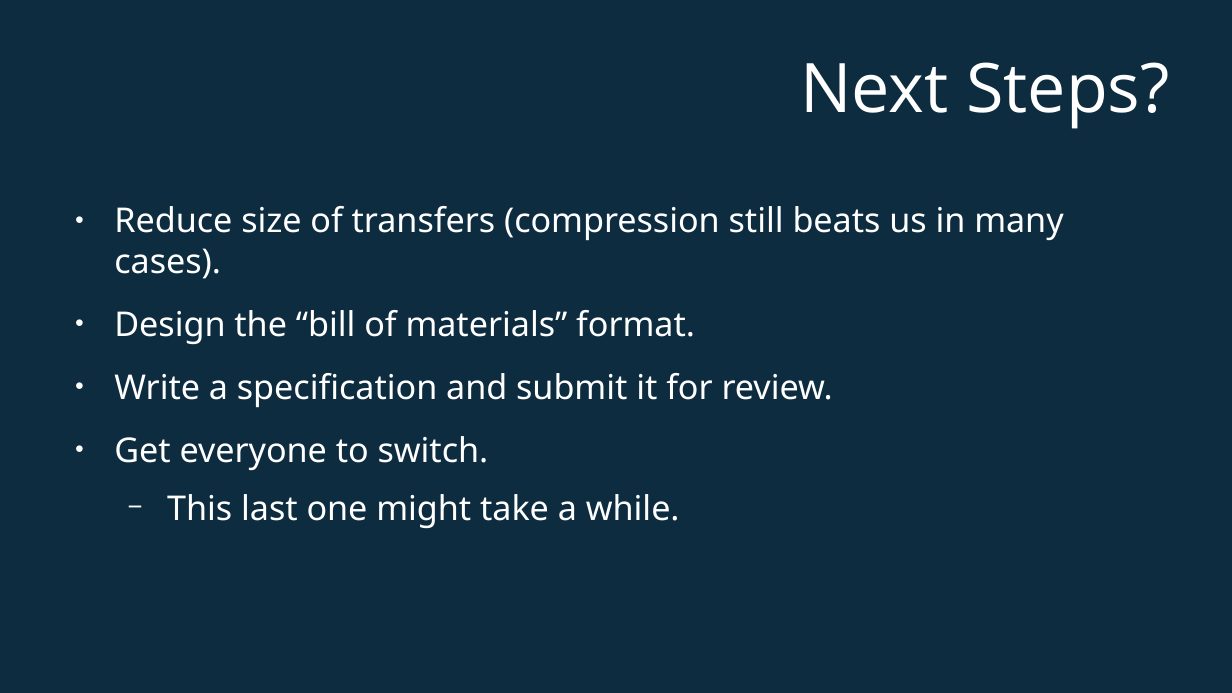
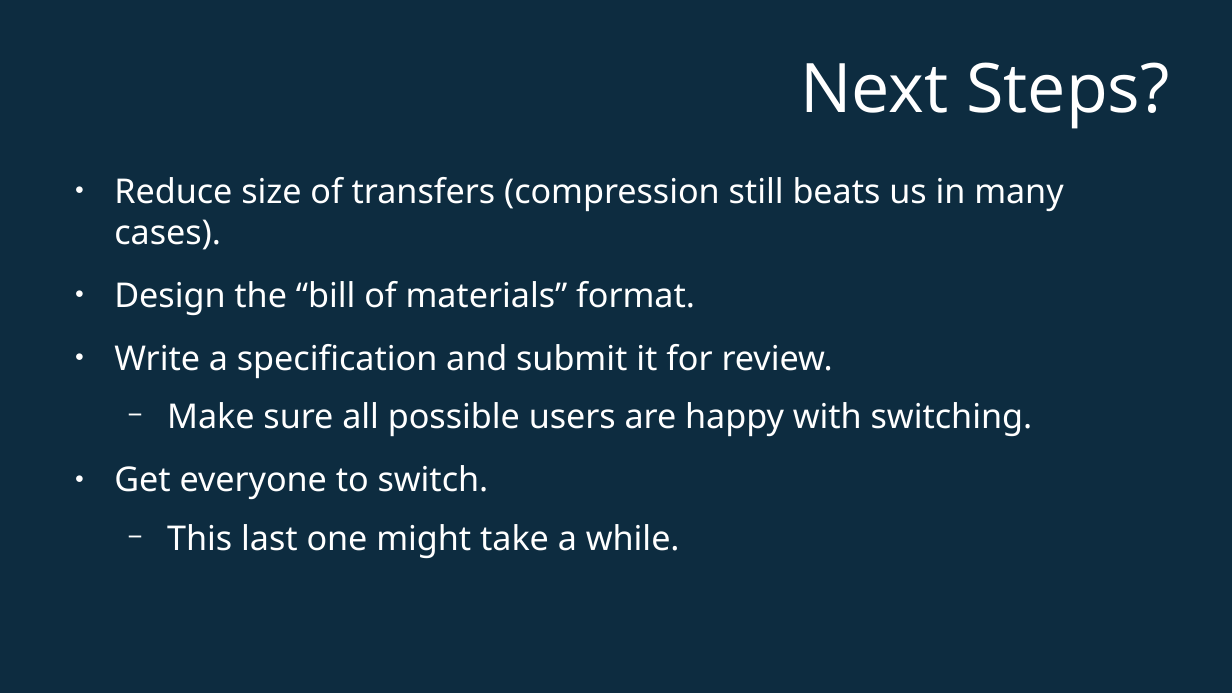
Before and after one commit to cyphar/talks, a slide deck: slide 31 of 2020/01-linux-conf-au/ociv2/container-images-considered-harmful.odp (slide 26 before the commit). Drawn at 1232x693 pixels with LibreOffice and Linux fonts; fonts in the diff are those of the drawing. Boxes give left, top, right and bottom in pixels: in the first picture for what was removed or moved away, otherwise in the second. Text is boxed around its words. In the diff, an @@ line names an element or a change of style, - is before the commit and + after.

```diff
--- a/2020/01-linux-conf-au/ociv2/container-images-considered-harmful.odp
+++ b/2020/01-linux-conf-au/ociv2/container-images-considered-harmful.odp
@@ text at (167, 402, 1033, 437): paragraph added @@
+  − Make sure all possible users are happy with switching.
```
Also in this commit, not shown: 2 other slides changed, 6 slides added, 1 other file.
